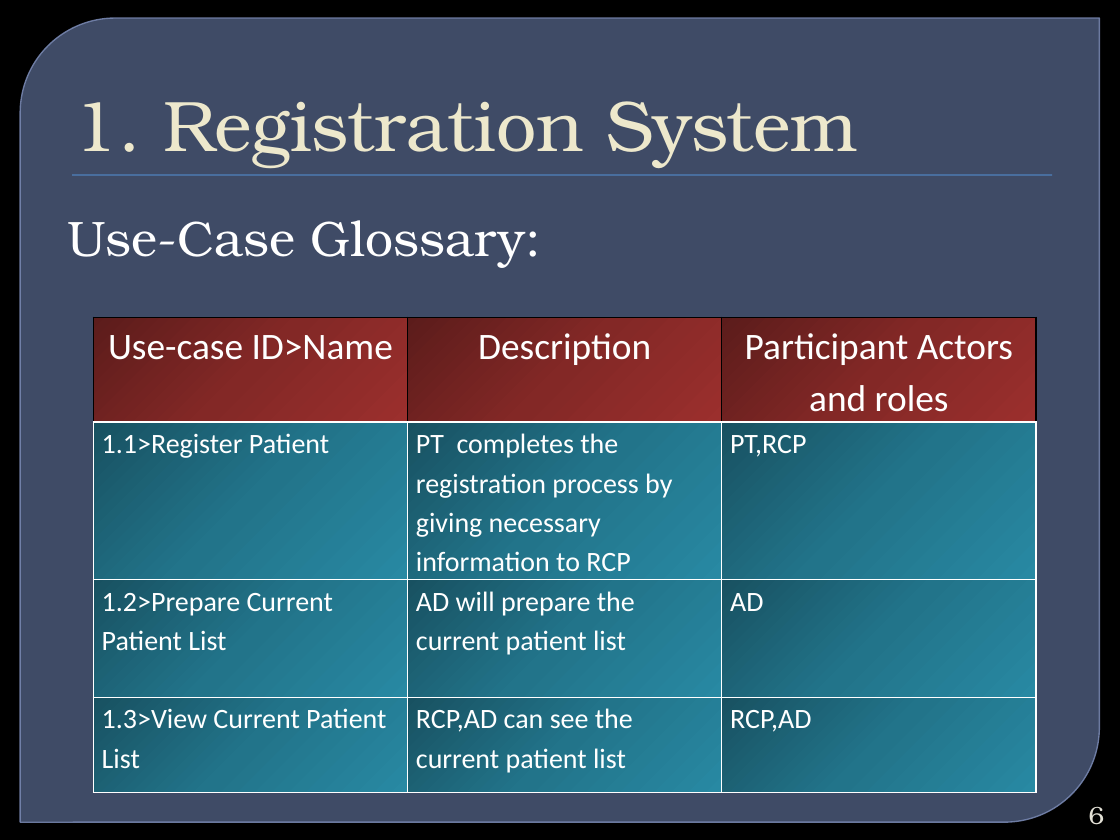
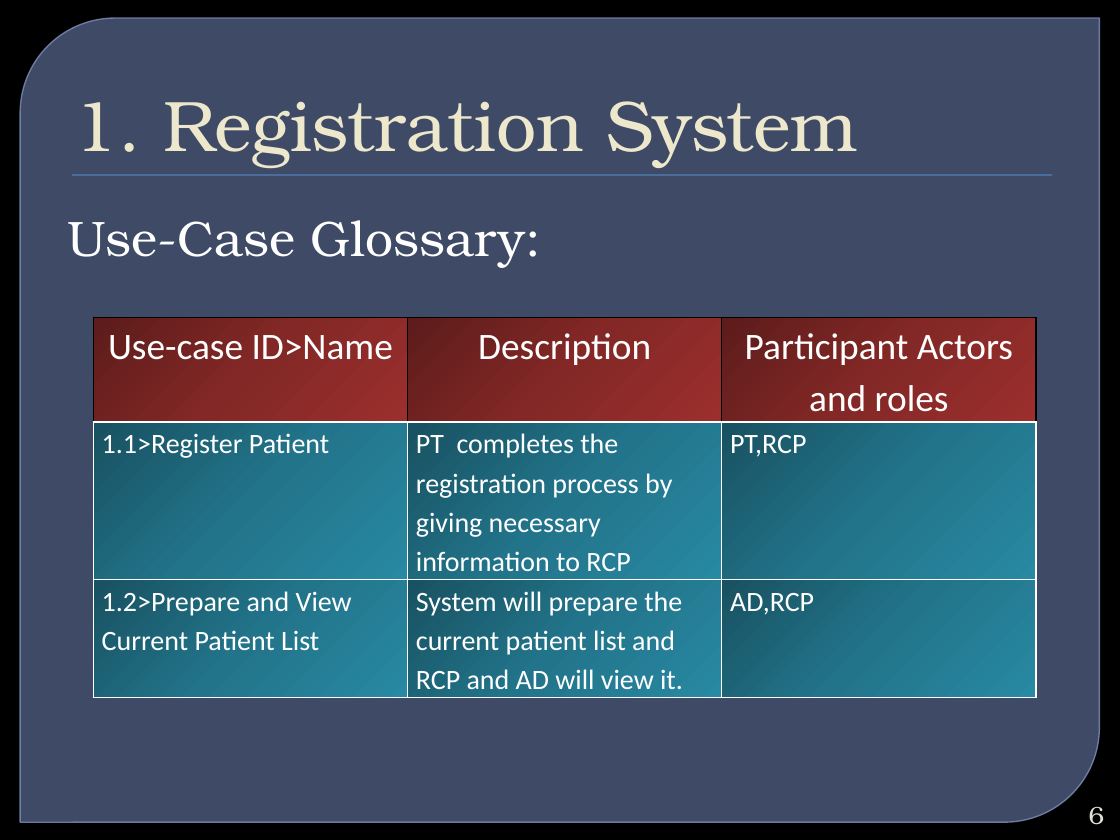
Before and after one commit to bimurtobadhan/CSE308HospitalManagementSystem1005016, a slide deck: slide 6 of Week 2/Hospital Management System.pptx. Drawn at 1120x840 pixels with LibreOffice and Linux fonts; fonts in the diff are those of the drawing; background and template pictures are left out. Boxes give left, top, right and bottom in pixels: in the first picture for what was removed or moved away, otherwise in the second. Text is boxed around its words. In the diff, an @@ line names an element or a change of style, - is before the commit and + after.

```diff
--- a/Week 2/Hospital Management System.pptx
+++ b/Week 2/Hospital Management System.pptx
@@ table at (x1=93, y1=317, x2=1037, y2=693) @@
-row 3: 1.2>Prepare Current Patient List | AD will prepare the current patient list | AD
-row 4: 1.3>View Current Patient List | RCP,AD can see the current patient list | RCP,AD
+row 3: 1.2>Prepare and View Current Patient List | System will prepare the current patient list and RCP and AD will view it. | AD,RCP
```
Also in this commit, not shown: 25 other slides changed, 32 slides removed, 4 other files.
